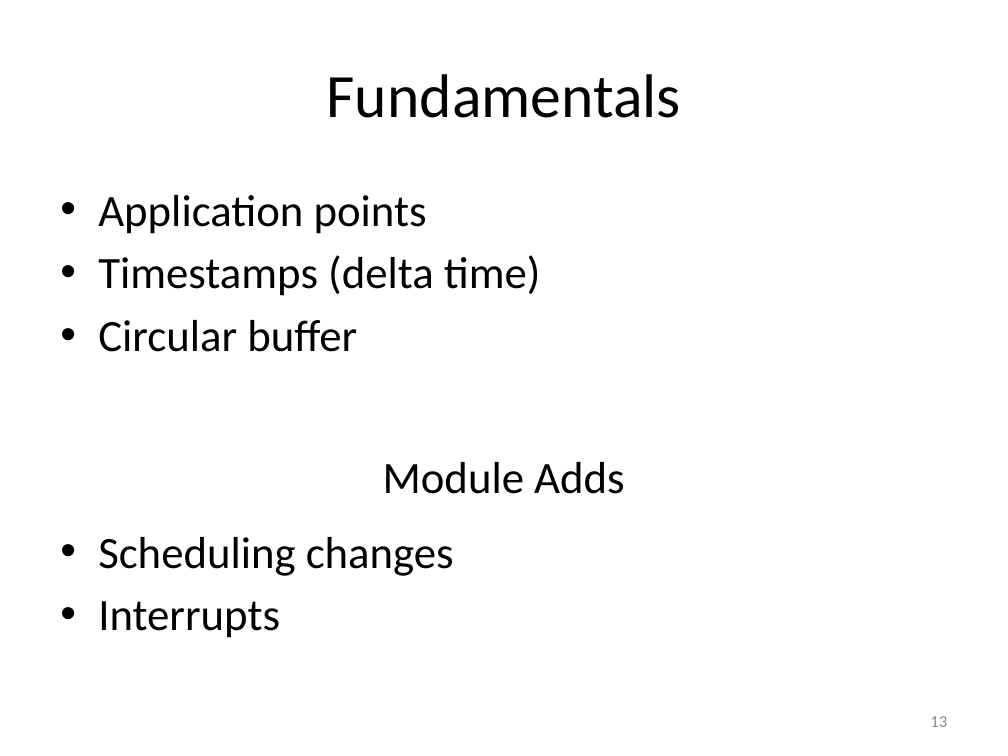
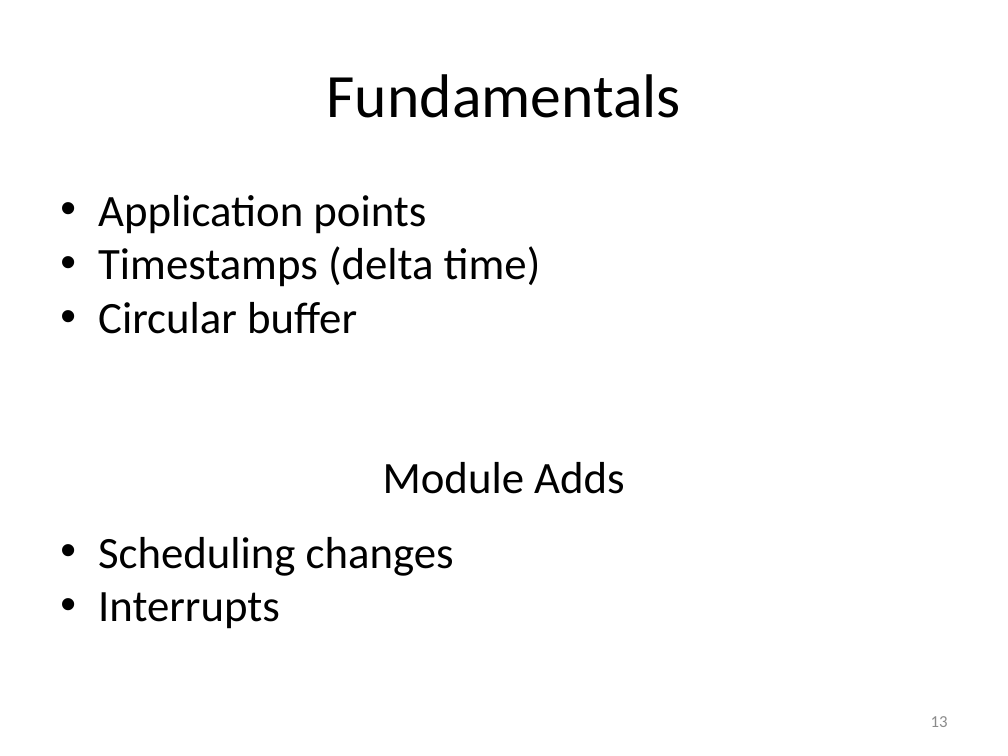
Before and after one commit to art-daq/trace, a slide deck: slide 13 of doc/trace.pptx. Drawn at 1008x756 pixels with LibreOffice and Linux fonts; fonts in the diff are those of the drawing. Boxes give left, top, right and bottom in pixels: in the first picture for what was removed or moved away, otherwise in the second. Text is boxed around its words. In the diff, an @@ line names an element or a change of style, - is before the commit and + after.

```diff
--- a/doc/trace.pptx
+++ b/doc/trace.pptx
@@ text "Application points" at <box>98,195,541,334</box>: indent changed; less space between paragraphs @@
@@ text "Scheduling changes" at <box>98,537,454,629</box>: indent changed; less space between paragraphs @@
```
Also in this commit, not shown: 14 other slides changed, 30 other files.
